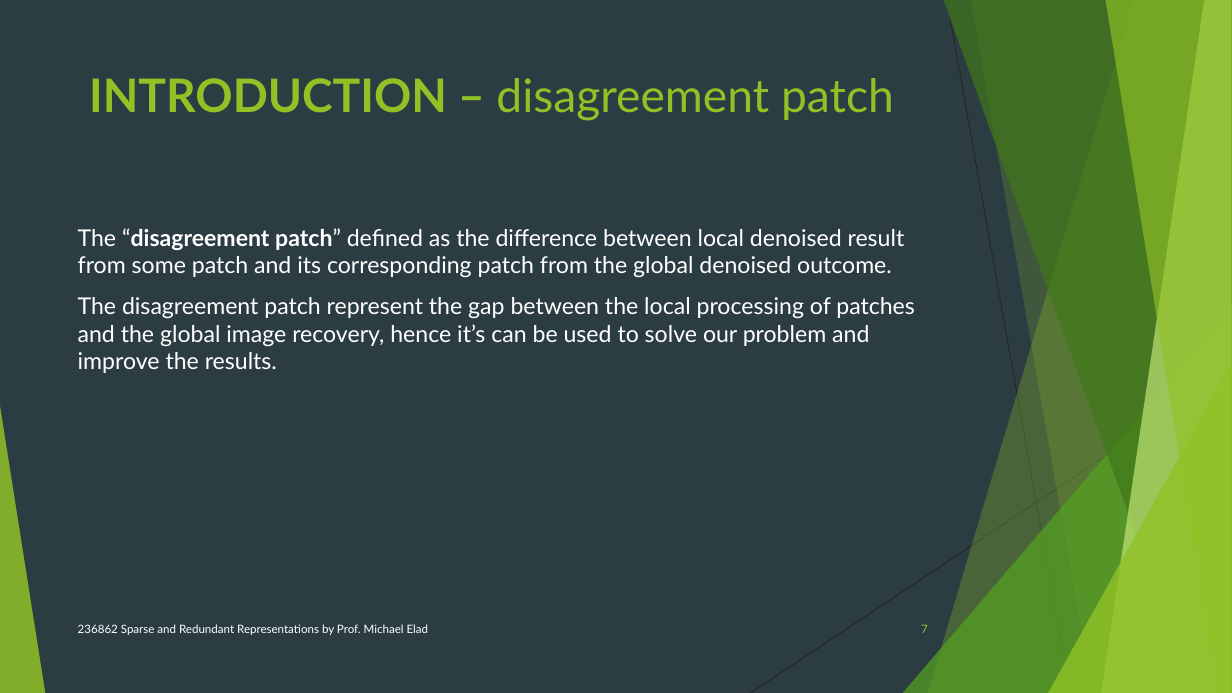
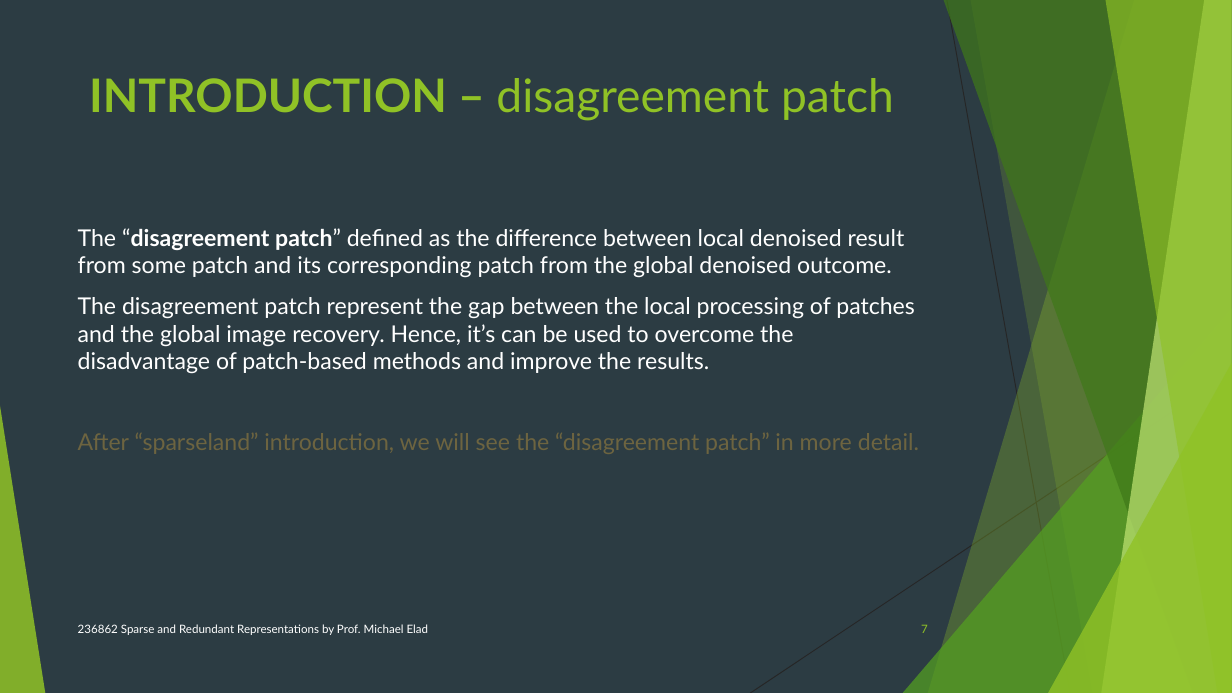
Before and after one commit to neryah/PATCH-DISAGREEMENT-AS-A-WAY-TO-IMPROVE-K-SVD-DENOISING-implementation-and-improvement, a slide deck: slide 7 of project presentation.pptx. Drawn at 1232x693 pixels with LibreOffice and Linux fonts; fonts in the diff are those of the drawing. Boxes give left, top, right and bottom in pixels: in the first picture for what was removed or moved away, otherwise in the second. Text is boxed around its words. In the diff, an @@ line names an element or a change of style, - is before the commit and + after.

```diff
--- a/project presentation.pptx
+++ b/project presentation.pptx
@@ text at (78,297,919,454): text changed @@
-The disagreement patch represent the gap between the local processing of patches and the global image recovery, hence it’s can be used to solve our problem and improve the results.
+The disagreement patch represent the gap between the local processing of patches and the global image recovery. Hence, it’s can be used to overcome the disadvantage of patch-based methods and improve the results.
+After “sparseland” introduction, we will see the “disagreement patch” in more detail.
```
Also in this commit, not shown: 2 other slides changed, 6 slides added, 1 other file.
